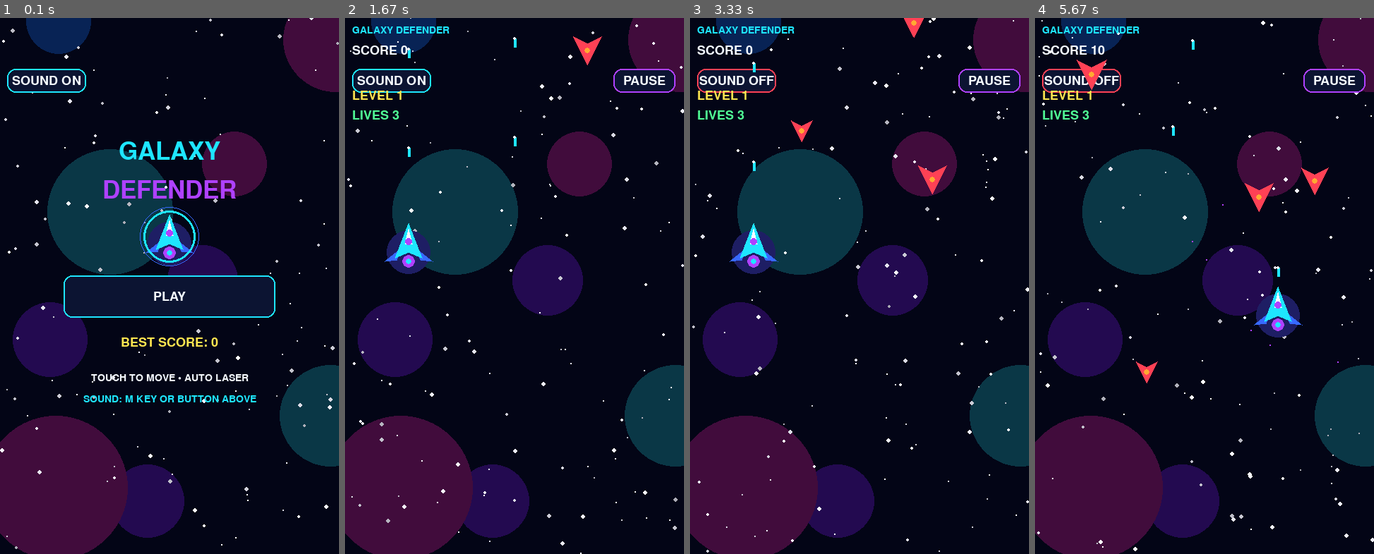
Above: before the commit, frames 1-4 (left to right).
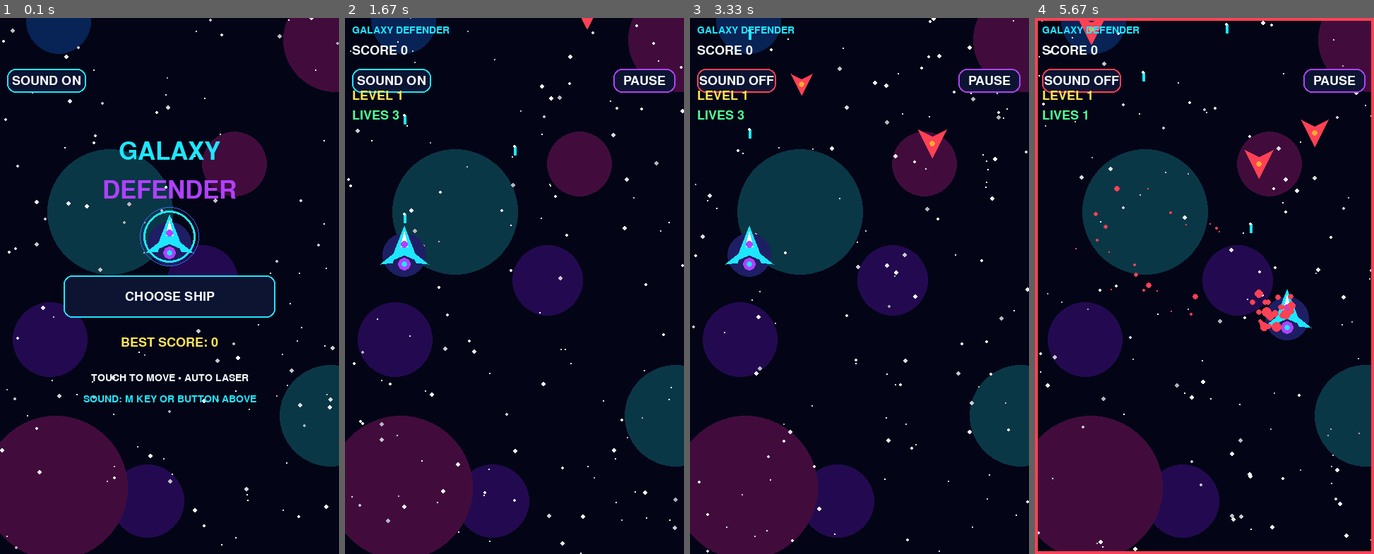
Above: after the commit, the same moments.

Repository: chaabiyoussef66-debug/galaxy-defender
Game: pygame game, started from main.py
The game is run twice, just before and just after one commit, with the same random seed, the same clock (stepped at 60 frames per second) and the same inputs.
Inputs (mouse positions are in pixels of both pictures, inside the frame that each line leads up to):
- Up to frame 1 (0.1 s): no input
- Up to frame 2 (1.67 s): tap Space at 0.33 s; click (514, 398) at 0.72 s, where only the run after the commit has a clickable "START GAME"; press the mouse at (433, 178) at 1.03 s; move the mouse to (412, 227) at 1.13 s; release the mouse at (392, 269) at 1.27 s; tap Enter at 1.33 s
- Up to frame 3 (3.33 s): press the mouse at (737, 82) at 1.7 s; move the mouse to (761, 269) at 1.8 s; release the mouse at (784, 457) at 1.93 s; press the mouse at (737, 82) at 2.03 s; move the mouse to (805, 119) at 2.13 s; release the mouse at (876, 162) at 2.27 s; press the mouse at (737, 82) at 2.37 s; move the mouse to (825, 82) at 2.47 s; release the mouse at (913, 87) at 2.6 s; press the mouse at (988, 82) at 2.7 s; move the mouse to (984, 200) at 2.8 s; release the mouse at (981, 323) at 2.93 s; tap Enter at 3 s
- Up to frame 4 (5.67 s): press the mouse at (1333, 82) at 3.37 s; move the mouse to (1285, 109) at 3.47 s; release the mouse at (1235, 135) at 3.6 s; press the mouse at (1204, 286) at 3.7 s; move the mouse to (1255, 350) at 3.8 s; release the mouse at (1309, 414) at 3.93 s; press the mouse at (1204, 286) at 4.03 s; move the mouse to (1163, 377) at 4.13 s; release the mouse at (1126, 468) at 4.27 s; press the mouse at (1204, 286) at 4.37 s; move the mouse to (1190, 269) at 4.47 s; release the mouse at (1177, 253) at 4.6 s; press the mouse at (1204, 286) at 4.7 s; move the mouse to (1248, 307) at 4.8 s; release the mouse at (1296, 334) at 4.93 s; press the mouse at (1204, 286) at 5.03 s; move the mouse to (1163, 259) at 5.13 s; release the mouse at (1119, 232) at 5.27 s; press the mouse at (1204, 286) at 5.37 s; move the mouse to (1262, 302) at 5.47 s; release the mouse at (1319, 323) at 5.6 s

The runs differ from the first frame. In frame 1, 0.3% of the frame differs, in the area x 36-64%, y 41-53%; in frame 2, 0.9%; in frame 3, 1.3%; in frame 4, 5.0%, in the area x 0-100%, y 0-100%.

Commit message:
Add selectable ships and ship-specific abilities for Galaxy Defender 3.0

Diff:
--- a/main.py
+++ b/main.py
@@ -207,8 +207,16 @@
     pygame.draw.rect(screen, color, rect, 2, border_radius=12)
     text(label, font, WHITE, rect.centerx, rect.centery, True)
 
-def draw_ship(x, y, shield=False):
+SHIP_TYPES = [
+    {"name": "SCOUT", "role": "FAST", "color": CYAN, "speed": 0.30, "lives": 3, "fire": 230, "spread": False},
+    {"name": "GUARDIAN", "role": "ARMORED", "color": GREEN, "speed": 0.21, "lives": 4, "fire": 255, "spread": False},
+    {"name": "STRIKER", "role": "ATTACK", "color": ORANGE, "speed": 0.25, "lives": 3, "fire": 185, "spread": True},
+]
+selected_ship = 0
+
+def draw_ship(x, y, shield=False, ship_type=0):
     x, y = int(x), int(y)
+    ship_color = SHIP_TYPES[ship_type]["color"]
 
     # Engine glow
     pygame.draw.circle(screen, (30, 30, 100), (x, y + 10), 31)
@@ -216,17 +224,17 @@
     pygame.draw.circle(screen, CYAN, (x, y + 23), 4)
 
     # Wings
-    pygame.draw.polygon(screen, BLUE, [
+    pygame.draw.polygon(screen, ship_color, [
         (x - 8, y + 2), (x - 34, y + 23),
         (x - 17, y + 21)
     ])
-    pygame.draw.polygon(screen, BLUE, [
+    pygame.draw.polygon(screen, ship_color, [
         (x + 8, y + 2), (x + 34, y + 23),
         (x + 17, y + 21)
     ])
 
     # Ship body
-    pygame.draw.polygon(screen, CYAN, [
+    pygame.draw.polygon(screen, ship_color, [
         (x, y - 31), (x - 19, y + 18),
         (x, y + 10), (x + 19, y + 18)
     ])
@@ -258,14 +266,14 @@
 
     px, py = W / 2, H - 110
     bullets, enemies, drops, particles, enemy_bullets = [], [], [], [], []
-    score, lives, level = 0, 3, 1
+    score, lives, level = 0, SHIP_TYPES[selected_ship]["lives"], 1
     boss = None
     spawn_timer = shot_timer = 0
     shield_timer = weapon_timer = 0
     boss_done = 0
     shake = 0
 
-MENU, PLAY, PAUSE, OVER, EXIT_CONFIRM = range(5)
+MENU, SELECT_SHIP, PLAY, PAUSE, OVER, EXIT_CONFIRM = range(6)
 state = MENU
 touching = False
 touch_pos = (W / 2, H - 100)
@@ -276,6 +284,9 @@
 menu_button = pygame.Rect(90, 425, 300, 55)
 exit_button = pygame.Rect(90, 390, 300, 58)
 cancel_exit_button = pygame.Rect(90, 465, 300, 55)
+ship_prev_button = pygame.Rect(35, 420, 115, 52)
+ship_next_button = pygame.Rect(W - 150, 420, 115, 52)
+ship_start_button = pygame.Rect(90, 510, 300, 58)
 
 reset_game()
 running = True
@@ -297,8 +308,18 @@
                 state = EXIT_CONFIRM
                 touching = False
 
+            if event.key in (pygame.K_LEFT, pygame.K_a) and state == SELECT_SHIP:
+                selected_ship = (selected_ship - 1) % len(SHIP_TYPES)
+            elif event.key in (pygame.K_RIGHT, pygame.K_d) and state == SELECT_SHIP:
+                selected_ship = (selected_ship + 1) % len(SHIP_TYPES)
+
             if event.key in (pygame.K_SPACE, pygame.K_RETURN):
-                if state in (MENU, OVER):
+                if state == MENU:
+                    state = SELECT_SHIP
+                elif state == SELECT_SHIP:
+                    reset_game()
+                    state = PLAY
+                elif state == OVER:
                     reset_game()
                     state = PLAY
                 elif state == PAUSE:
@@ -314,8 +335,16 @@
                 sound_on = not sound_on
 
             elif state == MENU and play_button.collidepoint(pos):
-                reset_game()
-                state = PLAY
+                state = SELECT_SHIP
+
+            elif state == SELECT_SHIP:
+                if ship_prev_button.collidepoint(pos):
+                    selected_ship = (selected_ship - 1) % len(SHIP_TYPES)
+                elif ship_next_button.collidepoint(pos):
+                    selected_ship = (selected_ship + 1) % len(SHIP_TYPES)
+                elif ship_start_button.collidepoint(pos):
+                    reset_game()
+                    state = PLAY
 
             elif state == PLAY:
                 if pause_button.collidepoint(pos):
@@ -358,8 +387,16 @@
                 sound_on = not sound_on
 
             elif state == MENU and play_button.collidepoint(pos):
-                reset_game()
-                state = PLAY
+                state = SELECT_SHIP
+
+            elif state == SELECT_SHIP:
+                if ship_prev_button.collidepoint(pos):
+                    selected_ship = (selected_ship - 1) % len(SHIP_TYPES)
+                elif ship_next_button.collidepoint(pos):
+                    selected_ship = (selected_ship + 1) % len(SHIP_TYPES)
+                elif ship_start_button.collidepoint(pos):
+                    reset_game()
+                    state = PLAY
 
             elif state == PLAY:
                 if pause_button.collidepoint(pos):
@@ -404,8 +441,9 @@
     if state == PLAY:
         if touching:
             tx, ty = touch_pos
-            px += (tx - px) * 0.24
-            py += (ty - py) * 0.24
+            move_speed = SHIP_TYPES[selected_ship]["speed"]
+            px += (tx - px) * move_speed
+            py += (ty - py) * move_speed
 
         px = max(35, min(W - 35, px))
         py = max(65, min(H - 45, py))
@@ -431,8 +469,10 @@
             play_sound(boss_sound)
 
         # Auto-fire
-        if shot_timer > (120 if weapon_timer > 0 else 230):
-            if weapon_timer > 0:
+        ship_data = SHIP_TYPES[selected_ship]
+        normal_fire_rate = ship_data["fire"]
+        if shot_timer > (120 if weapon_timer > 0 else normal_fire_rate):
+            if weapon_timer > 0 or ship_data["spread"]:
                 bullets.extend([
                     [px - 10, py - 24, -1.2],
                     [px, py - 30, 0],
@@ -599,7 +639,7 @@
             elif d[1] > H:
                 drops.remove(d)
 
-        draw_ship(px, py, shield_timer > 0)
+        draw_ship(px, py, shield_timer > 0, selected_ship)
 
         # HUD
         text("GALAXY DEFENDER", small, CYAN, 10, 10)
@@ -647,13 +687,27 @@
         text("GALAXY", big, CYAN, W / 2, 190, True)
         text("DEFENDER", big, PURPLE, W / 2, 245, True)
         draw_ship(W / 2, 310, True)
-        draw_button(play_button, "PLAY", CYAN)
+        draw_button(play_button, "CHOOSE SHIP", CYAN)
         text("BEST SCORE: " + str(best_score),
              font, YELLOW, W / 2, 460, True)
         text("TOUCH TO MOVE • AUTO LASER",
              small, WHITE, W / 2, 510, True)
         text("SOUND: M KEY OR BUTTON ABOVE",
              small, CYAN, W / 2, 540, True)
+
+    elif state == SELECT_SHIP:
+        ship_data = SHIP_TYPES[selected_ship]
+        text("SELECT YOUR SHIP", big, CYAN, W / 2, 205, True)
+        draw_ship(W / 2, 320, True, selected_ship)
+        text(ship_data["name"], big, ship_data["color"], W / 2, 375, True)
+        text(ship_data["role"], font, WHITE, W / 2, 405, True)
+        text("SPEED: " + str(int(ship_data["speed"] * 100)) +
+             "   LIVES: " + str(ship_data["lives"]), small, YELLOW, W / 2, 455, True)
+        text("WEAPON: " + ("TRIPLE SHOT" if ship_data["spread"] else "LASER"),
+             small, CYAN, W / 2, 480, True)
+        draw_button(ship_prev_button, "< PREVIOUS", PURPLE)
+        draw_button(ship_next_button, "NEXT >", PURPLE)
+        draw_button(ship_start_button, "START GAME", GREEN)
 
     elif state == PAUSE:
         text("PAUSED", big, CYAN, W / 2, 265, True)
